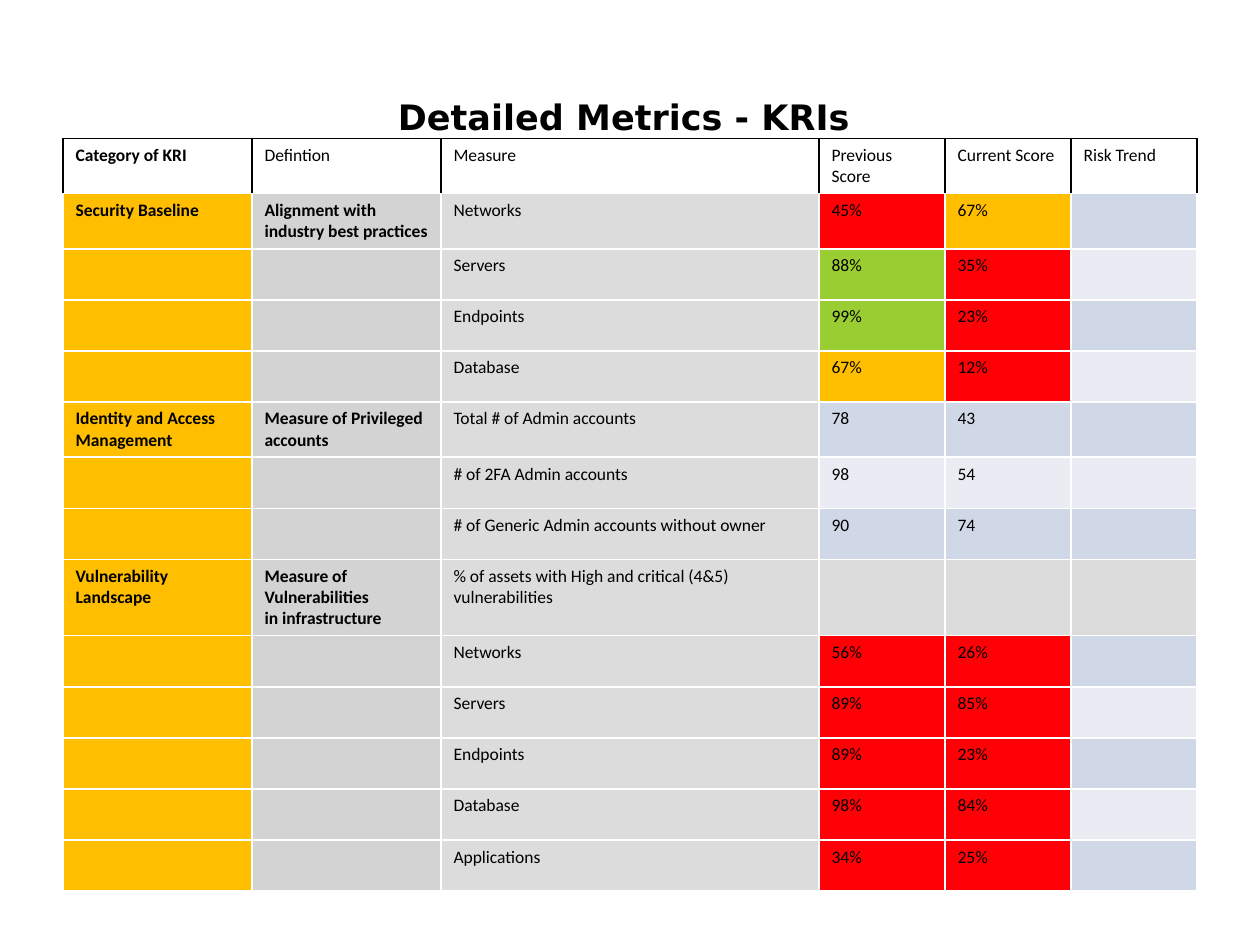
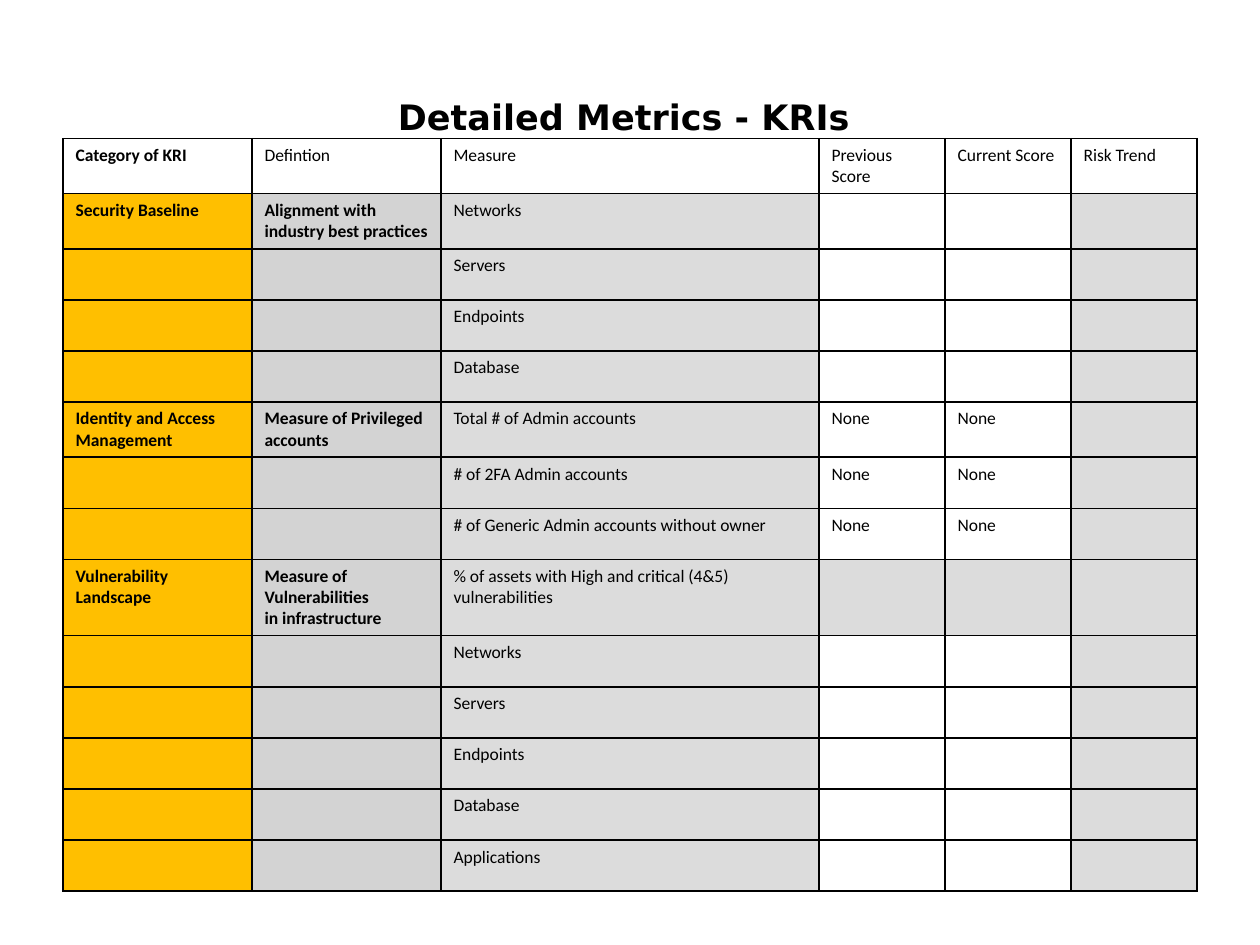
Before and after one commit to mehtaparitosh/PythonPPTX, a slide deck: slide 4 of chart-01.pptx. Drawn at 1260x945 pixels with LibreOffice and Linux fonts; fonts in the diff are those of the drawing. Boxes give left, top, right and bottom in pixels: in the first picture for what was removed or moved away, otherwise in the second. Text is boxed around its words. In the diff, an @@ line names an element or a change of style, - is before the commit and + after.

```diff
--- a/chart-01.pptx
+++ b/chart-01.pptx
@@ table at bbox=[63, 139, 1197, 870] @@
-row 2, column 4: 45%
+row 2, column 4: 
-row 2, column 5: 67%
+row 2, column 5: 
-row 3, column 4: 88%
+row 3, column 4: 
-row 3, column 5: 35%
+row 3, column 5: 
-row 4, column 4: 99%
+row 4, column 4: 
-row 4, column 5: 23%
+row 4, column 5: 
-row 5, column 4: 67%
+row 5, column 4: 
-row 5, column 5: 12%
+row 5, column 5: 
-row 6, column 4: 78
+row 6, column 4: None
-row 6, column 5: 43
+row 6, column 5: None
-row 7, column 4: 98
+row 7, column 4: None
-row 7, column 5: 54
+row 7, column 5: None
-row 8, column 4: 90
+row 8, column 4: None
-row 8, column 5: 74
+row 8, column 5: None
-row 10, column 4: 56%
+row 10, column 4: 
-row 10, column 5: 26%
+row 10, column 5: 
-row 11, column 4: 89%
+row 11, column 4: 
-row 11, column 5: 85%
+row 11, column 5: 
-row 12, column 4: 89%
+row 12, column 4: 
-row 12, column 5: 23%
+row 12, column 5: 
-row 13, column 4: 98%
+row 13, column 4: 
-row 13, column 5: 84%
+row 13, column 5: 
-row 14, column 4: 34%
+row 14, column 4: 
-row 14, column 5: 25%
+row 14, column 5: 
@@ fill #FE0005 to #FFFFFF in 14 cells @@
@@ fill #FFBF00 to #FFFFFF in 2 cells @@
@@ fill #D0D8E8 to #DCDCDC in 7 cells @@
@@ fill #9ACD32 to #FFFFFF in 2 cells @@
@@ fill #E9EDF4 to #DCDCDC in 5 cells @@
@@ fill #D0D8E8 to #FFFFFF in 4 cells @@
@@ fill #E9EDF4 to #FFFFFF in 2 cells @@
@@ borders changed @@
```
Also in this commit, not shown: 4 other slides changed, 1 slide removed, 4 other files.
